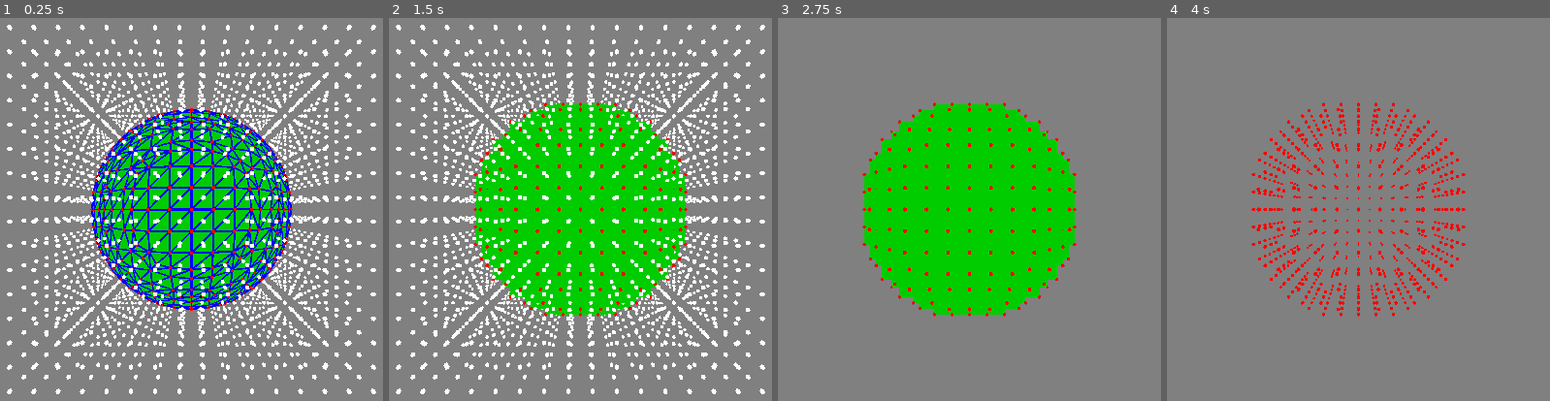
Above: before the commit, frames 1-4 (left to right).
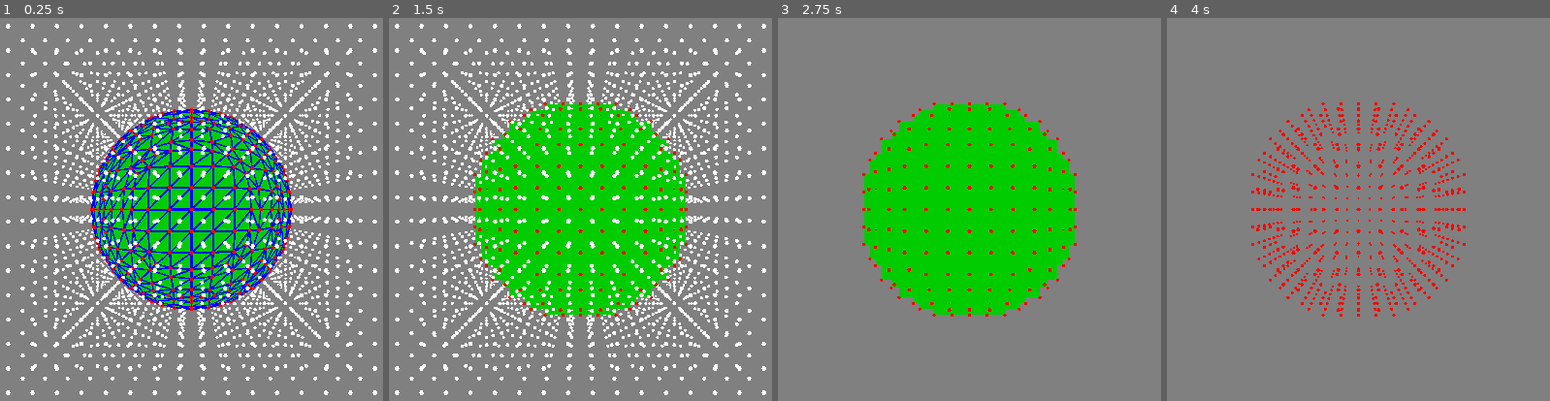
Above: after the commit, the same moments.

Repository: PierreBeur/naive-surface-nets-3d
Game: Godot game, scene res://scenes/main.tscn
Same seed, same stepped clock (60 frames per second), same inputs: the game is played once before the commit and once after it.
Inputs (mouse positions are in pixels of both pictures, inside the frame that each line leads up to):
- Up to frame 1 (0.25 s): no input
- Up to frame 2 (1.5 s): tap Enter at 0.5 s; move the mouse to (752, 186) at 0.52 s; hold 5 (toggle_interpolation) 0.53-1.28 s; click (752, 186) at 0.67 s; tap Space at 1.25 s; move the mouse to (427, 232) at 1.27 s; tap 3 (toggle_show_edges) at 1.35 s; click (427, 232) at 1.42 s
- Up to frame 3 (2.75 s): tap Enter at 2 s; move the mouse to (1046, 113) at 2.02 s; hold 1 (toggle_show_grid_points) from 2.03 s (still down); click (1046, 113) at 2.17 s
- Up to frame 4 (4 s): tap Space at 2.75 s; move the mouse to (1320, 297) at 2.77 s; release 1 (toggle_show_grid_points) at 2.78 s; tap 4 (toggle_show_mesh) at 2.85 s; click (1320, 297) at 2.92 s; tap Enter at 3.5 s; move the mouse to (outside the picture) at 3.52 s; hold 6 (toggle_show_normal_buffer) from 3.53 s (still down); click (outside the picture) at 3.67 s

The runs differ from the first frame. In frame 1, 7.4% of the frame differs, in the area x 1-99%, y 1-99%; in frame 2, 7.0%; in frame 3, 0.4%; in frame 4, 1.4%.

Commit message:
Replace spheres with hexagon billboards

Diff:
--- a/scenes/main.tscn
+++ b/scenes/main.tscn
@@ -1,22 +1,13 @@
-[gd_scene load_steps=10 format=3 uid="uid://cbpry3pgsgbev"]
+[gd_scene load_steps=8 format=3 uid="uid://cbpry3pgsgbev"]
 
 [ext_resource type="Script" path="res://scripts/main.gd" id="1_8eop0"]
 
 [sub_resource type="StandardMaterial3D" id="StandardMaterial3D_kpi7g"]
 albedo_color = Color(0, 0.8, 0, 1)
 
-[sub_resource type="StandardMaterial3D" id="StandardMaterial3D_elsbx"]
-vertex_color_use_as_albedo = true
-
-[sub_resource type="SphereMesh" id="SphereMesh_2jbx8"]
-material = SubResource("StandardMaterial3D_elsbx")
-radial_segments = 6
-rings = 3
-
 [sub_resource type="MultiMesh" id="MultiMesh_7g2ac"]
 transform_format = 1
 use_colors = true
-mesh = SubResource("SphereMesh_2jbx8")
 
 [sub_resource type="StandardMaterial3D" id="StandardMaterial3D_a8112"]
 vertex_color_use_as_albedo = true
--- a/scripts/main.gd
+++ b/scripts/main.gd
@@ -34,6 +34,22 @@
 	[0, 1], [1, 3], [3, 2], [2, 0],
 	[4, 5], [5, 7], [7, 6], [6, 4],
 	[0, 4], [1, 5], [3, 7], [2, 6]
+]
+
+const HEXAGON_VERTICES := [
+	Vector2(1.0, 0.0),
+	Vector2(0.5, sqrt(3.0) / 2.0),
+	Vector2(-0.5, sqrt(3.0) / 2.0),
+	Vector2(-1.0, 0.0),
+	Vector2(-0.5, -sqrt(3.0) / 2.0),
+	Vector2(0.5, -sqrt(3.0) / 2.0)
+]
+
+const HEXAGON_INDICES := [
+	0, 2, 1,
+	0, 3, 2,
+	0, 5, 3,
+	5, 4, 3
 ]
 
 
@@ -251,8 +267,7 @@
 	# Draw grid points and vertices
 	var grid_point_count := len(grid_points) if show_grid_points else 0
 	var vertex_count := len(vertices) if show_vertices else 0
-	multimesh.get_mesh().set_height(grid_point_and_vertex_size)
-	multimesh.get_mesh().set_radius(grid_point_and_vertex_size / 2.0)
+	multimesh.set_mesh(construct_hexagon_mesh(grid_point_and_vertex_size))
 	multimesh.set_instance_count(grid_point_count + vertex_count)
 	# Draw grid points
 	for instance in grid_point_count:
@@ -353,6 +368,23 @@
 func v4_to_v3(v: Vector4) -> Vector3:
 	return Vector3(v.x, v.y, v.z)
 
+
+func construct_hexagon_mesh(size: float) -> ArrayMesh:
+	var radius := size / 2.0
+	var st = SurfaceTool.new()
+	st.begin(Mesh.PRIMITIVE_TRIANGLES)
+	for vertex in HEXAGON_VERTICES:
+		st.add_vertex(Vector3(vertex.x, vertex.y, 1.0) * radius)
+	for index in HEXAGON_INDICES:
+		st.add_index(index)
+	var array_mesh := st.commit()
+	var material := StandardMaterial3D.new()
+	material.set_flag(BaseMaterial3D.FLAG_ALBEDO_FROM_VERTEX_COLOR, true)
+	material.set_billboard_mode(BaseMaterial3D.BILLBOARD_ENABLED)
+	array_mesh.surface_set_material(0, material)
+	return array_mesh
+
+
 func toggle_show_normal_buffer():
 	var viewport := get_tree().root.get_viewport_rid()
 	var mode := 5 if show_normal_buffer else 0
